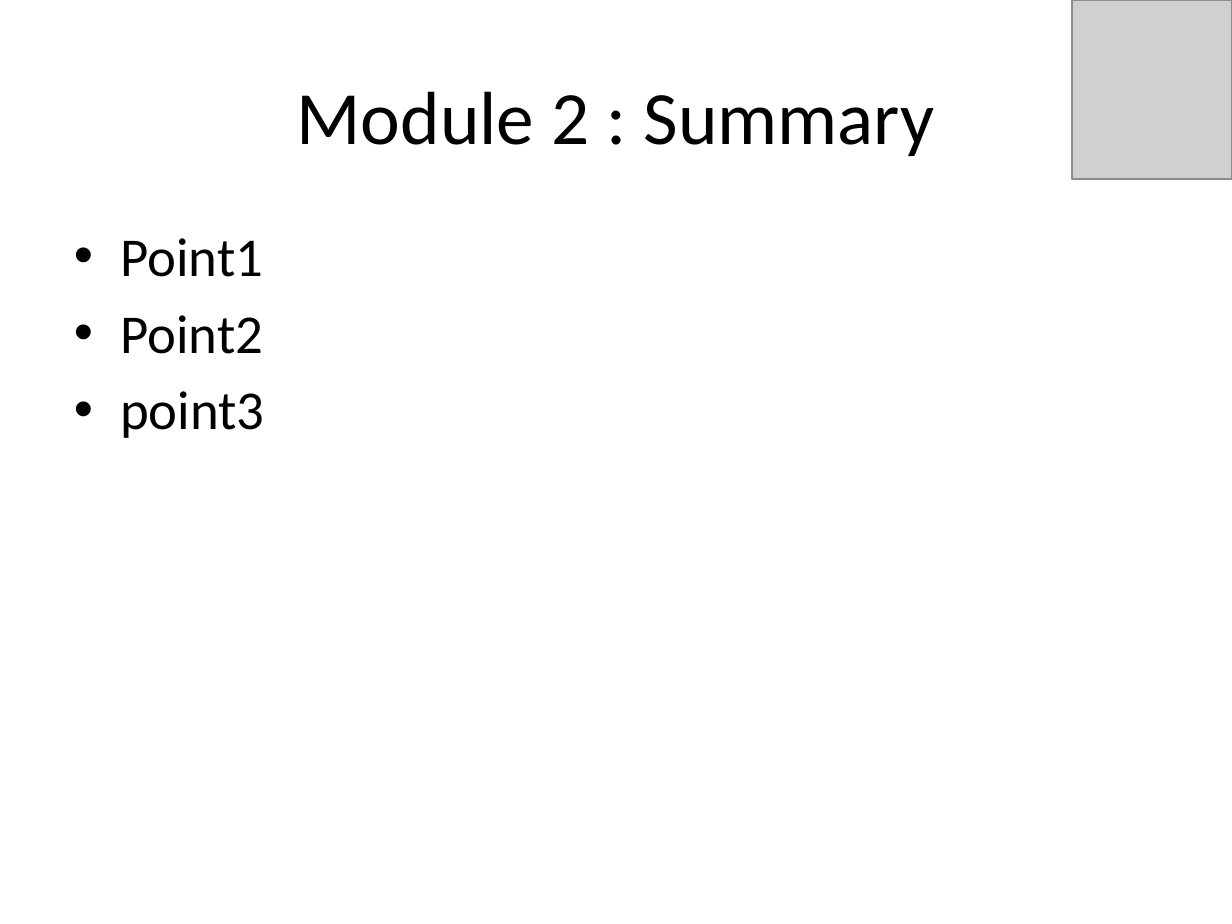
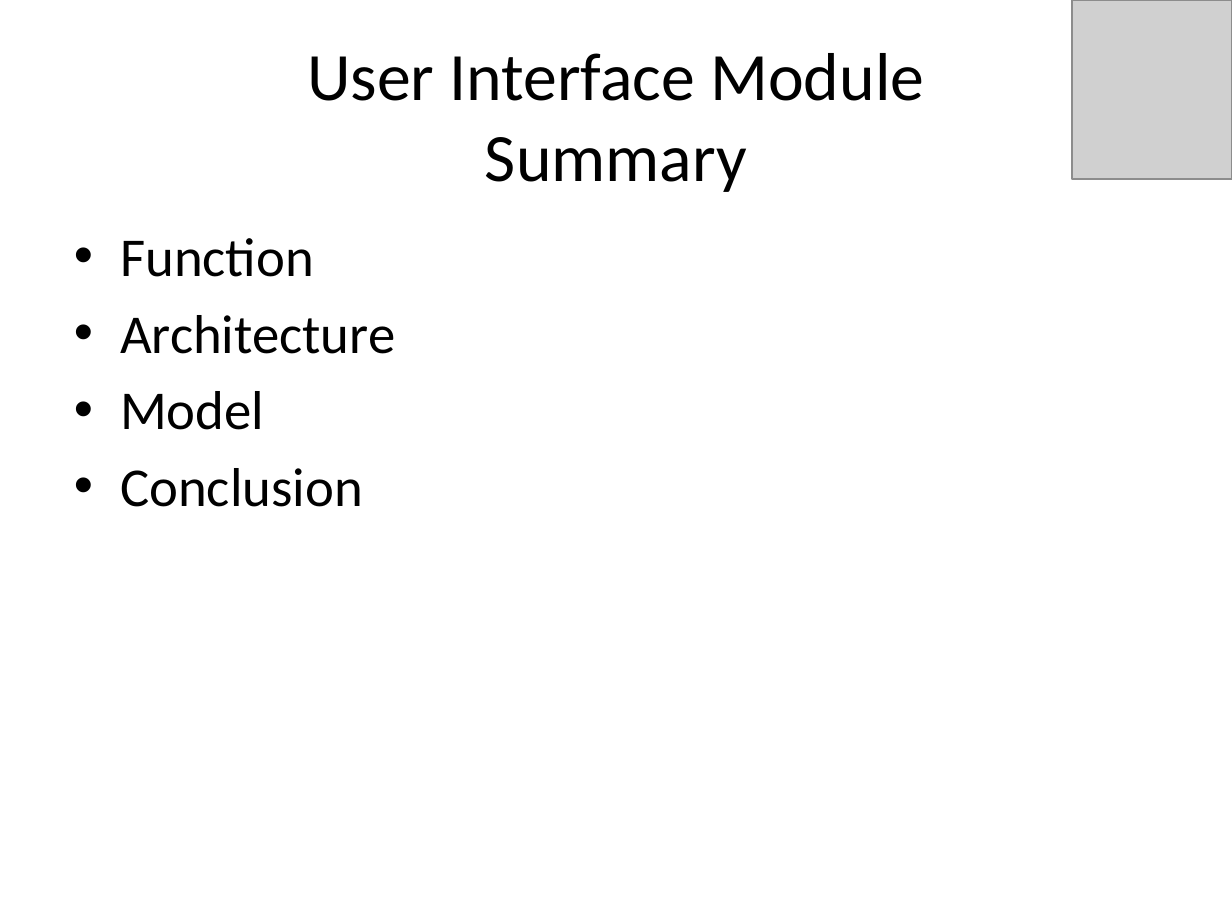
Before and after one commit to idxExtropy/duel-reality, a slide deck: slide 9 of Docs/DUEL REALITY .pptx. Drawn at 1232x924 pixels with LibreOffice and Linux fonts; fonts in the diff are those of the drawing; grey boxes stand for pictures. Boxes give left, top, right and bottom in pixels: in the first picture for what was removed or moved away, otherwise in the second. Text is boxed around its words. In the diff, an @@ line names an element or a change of style, - is before the commit and + after.

```diff
--- a/Docs/DUEL REALITY .pptx
+++ b/Docs/DUEL REALITY .pptx
@@ title at box(307, 53, 924, 192): text changed; size 44 to 39.6 pt @@
-Module 2 : Summary
+User Interface Module
+Summary
@@ text at box(120, 238, 395, 507): text changed @@
-• Point1
-• Point2
-• point3
+• Function
+• Architecture
+• Model
+• Conclusion
```
Also in this commit, not shown: 3 slides added, 1 slide removed.
